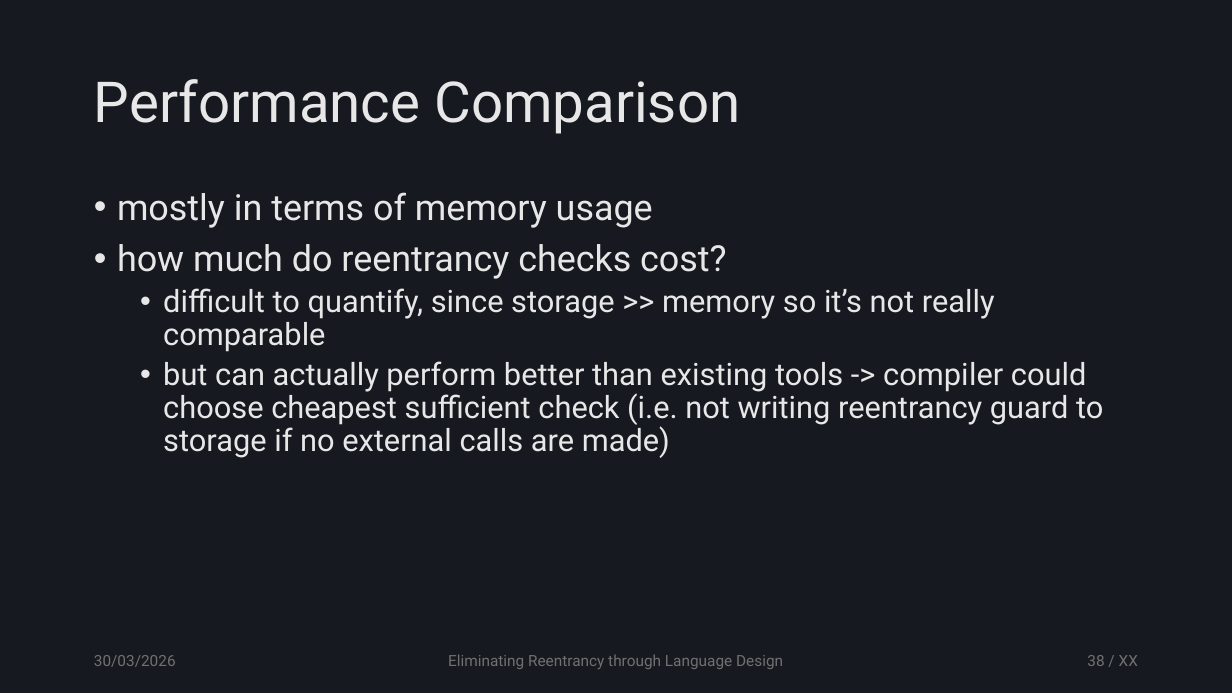
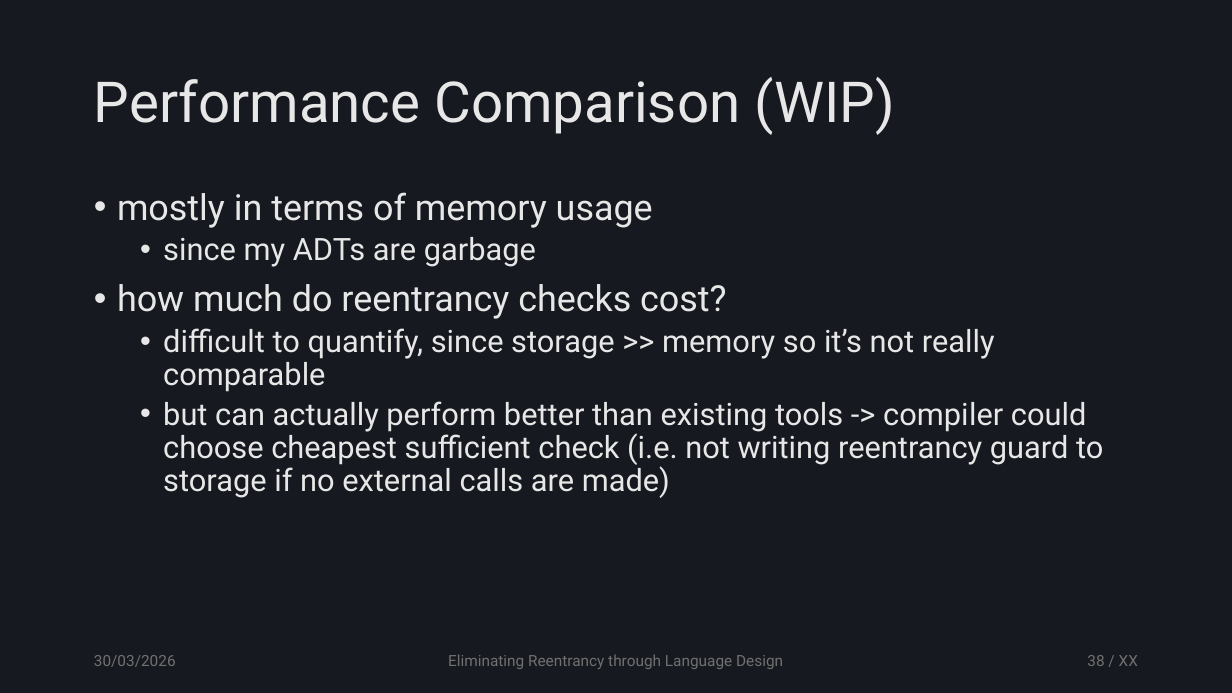
Before and after one commit to tzann/thesis, a slide deck: slide 38 of doc/presentation/Thesis.pptx. Drawn at 1232x693 pixels with LibreOffice and Linux fonts; fonts in the diff are those of the drawing. Boxes give left, top, right and bottom in pixels: in the first picture for what was removed or moved away, otherwise in the second. Text is boxed around its words. In the diff, an @@ line names an element or a change of style, - is before the commit and + after.

```diff
--- a/doc/presentation/Thesis.pptx
+++ b/doc/presentation/Thesis.pptx
@@ title at [94, 77, 894, 135]: text changed @@
-Performance Comparison
+Performance Comparison (WIP)
@@ text at [163, 237, 536, 267]: paragraph added @@
+  • since my ADTs are garbage
```
Also in this commit, not shown: 3 other slides changed.
